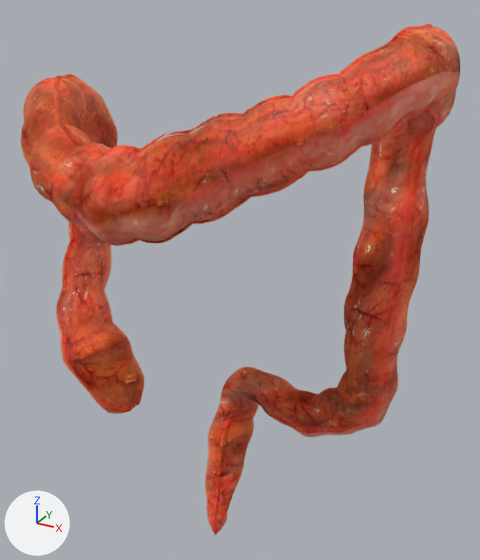
Renders of the glTF model model.glb from each side of a commit.
Both versions are drawn from a camera (50 mm lens) standing at (18.7, -31.8, 15.1) and looking at (0.8, 0.7, -1.2). Arrows for +X, +Y and +Z are at lower left; the lights stay in place. Where no turn or scale is listed for an object, it has been applied to the vertices. Vertices at the same position are counted once.
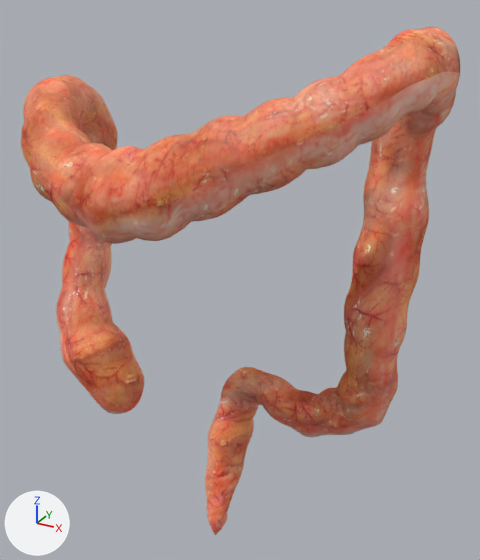
Location of each change, (x1, y1, x2, y2) in pixels of the pictures (480 x 560 px):
```json
{"object": "Cube.003", "change": "surface changed, reshaped", "before": [21, 24, 460, 535], "after": [21, 27, 460, 535], "on screen": "red to orange"}
{"part": 1, "of": "me_cube_003", "change": "deleted", "before": [53, 24, 433, 405], "on screen": "red"}
{"part": 2, "of": "me_cube_003", "change": "deleted", "before": [58, 106, 438, 524], "on screen": "red"}
```

Scene script edits in JSON lines:
```json
{"op": "set", "path": "mat_intestines_002.metallic", "old": "1.0", "new": "0.0"}
{"block": "me_cube_003", "where": "me_cube_003.from_pydata(...)  # 20573 vertices, 39474 faces; spans x -13.2..12.1, y -7.9..5.9, z -20.1..13.5"}
{"block": "me_cube_003", "where": "# used by ob_cube_003; location = (0.0, 0.0, 0.0)"}
{"block": "me_cube_003", "change": "me_cube_003 part 1: the loose piece of 3727 vertices spanning x -11.7..10.4, y -6.5..5.8, z -18.9..13.5 is deleted"}
{"block": "me_cube_003", "change": "me_cube_003 part 2: the loose piece of 3724 vertices spanning x -12.0..11.4, y -6.7..3.4, z -18.6..10.1 is deleted"}
```
